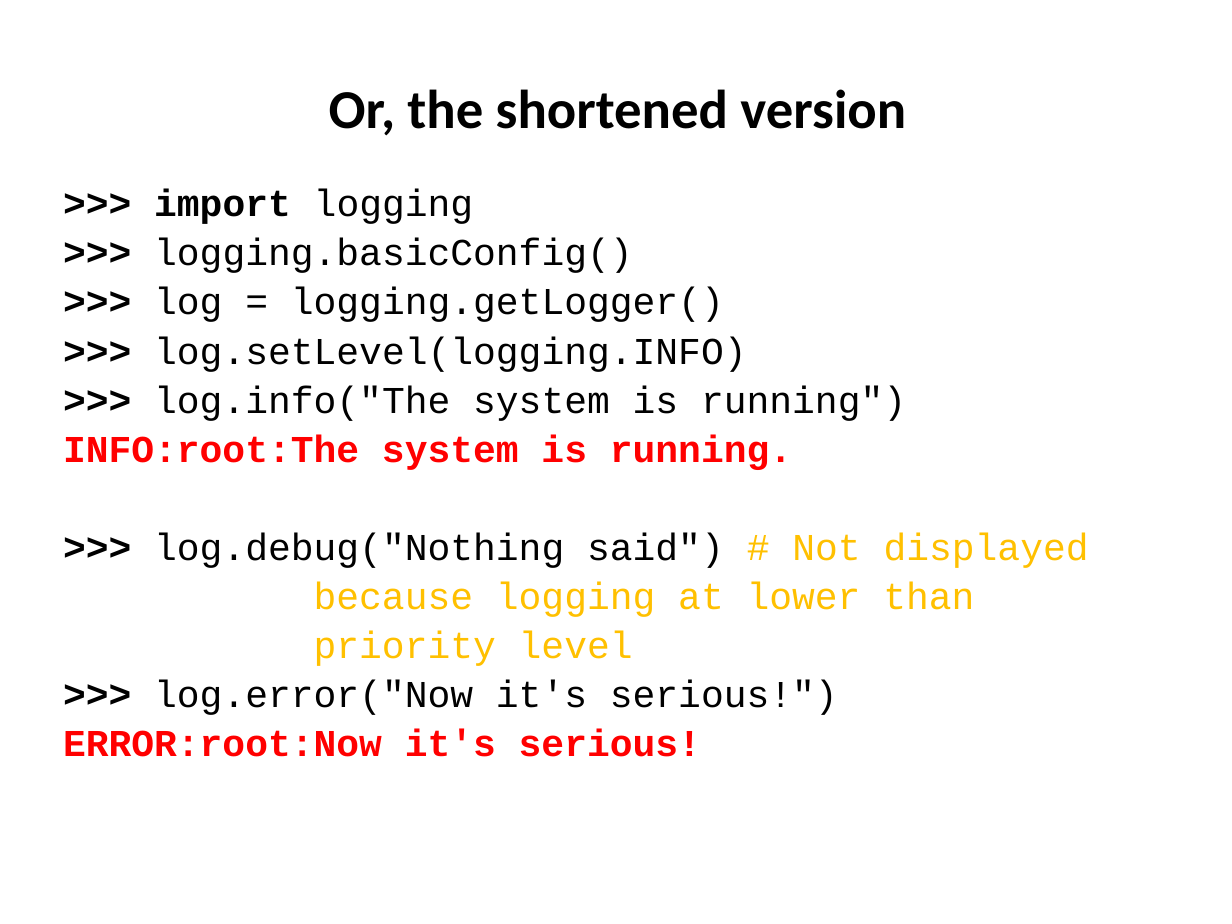
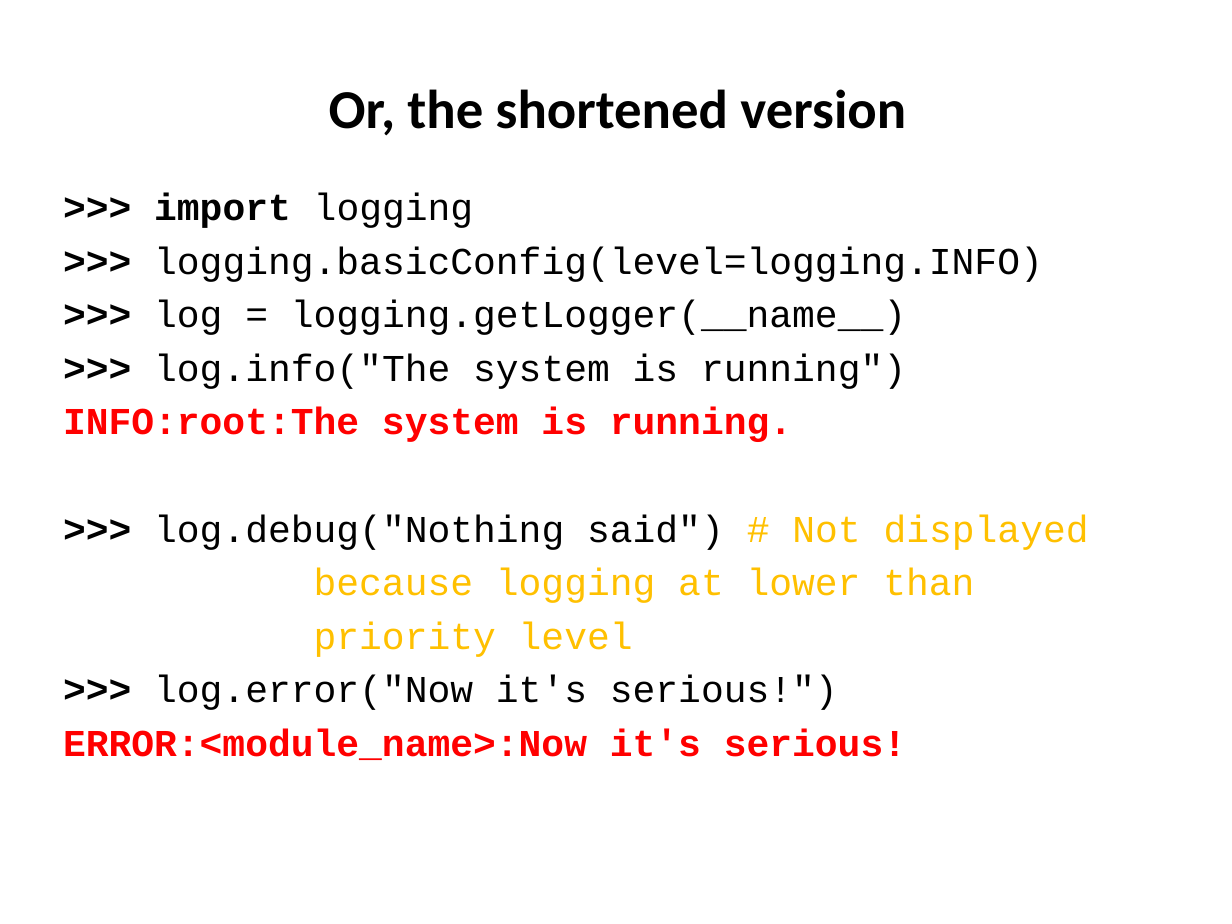
Before and after one commit to ncasuk/ncas-isc, a slide deck: slide 5 of python/presentations/learning_python/21_ceda-log-pdb.pptx. Drawn at 1232x924 pixels with LibreOffice and Linux fonts; fonts in the diff are those of the drawing; background and template pictures are left out. Boxes give left, top, right and bottom in pixels: in the first picture for what was removed or moved away, otherwise in the second. Text is boxed around its words. In the diff, an @@ line names an element or a change of style, - is before the commit and + after.

Commit message:
modified logging to use __name__ and added a short section about debugging with IDEs

```diff
--- a/python/presentations/learning_python/21_ceda-log-pdb.pptx
+++ b/python/presentations/learning_python/21_ceda-log-pdb.pptx
@@ text at [63, 193, 1089, 710]: line spacing 0.7 to 0.8 @@
@@ text at [154, 247, 1043, 335]: text changed @@
->>> logging.basicConfig()
->>> log = logging.getLogger()
->>> log.setLevel(logging.INFO)
+>>> logging.basicConfig(level=logging.INFO)
+>>> log = logging.getLogger(__name__)
@@ text at [63, 729, 906, 760]: text changed @@
-ERROR:root:Now it's serious!
+ERROR:<module_name>:Now it's serious!
```
Also in this commit, not shown: 1 other slide changed, 4 slides added, 1 other file.
